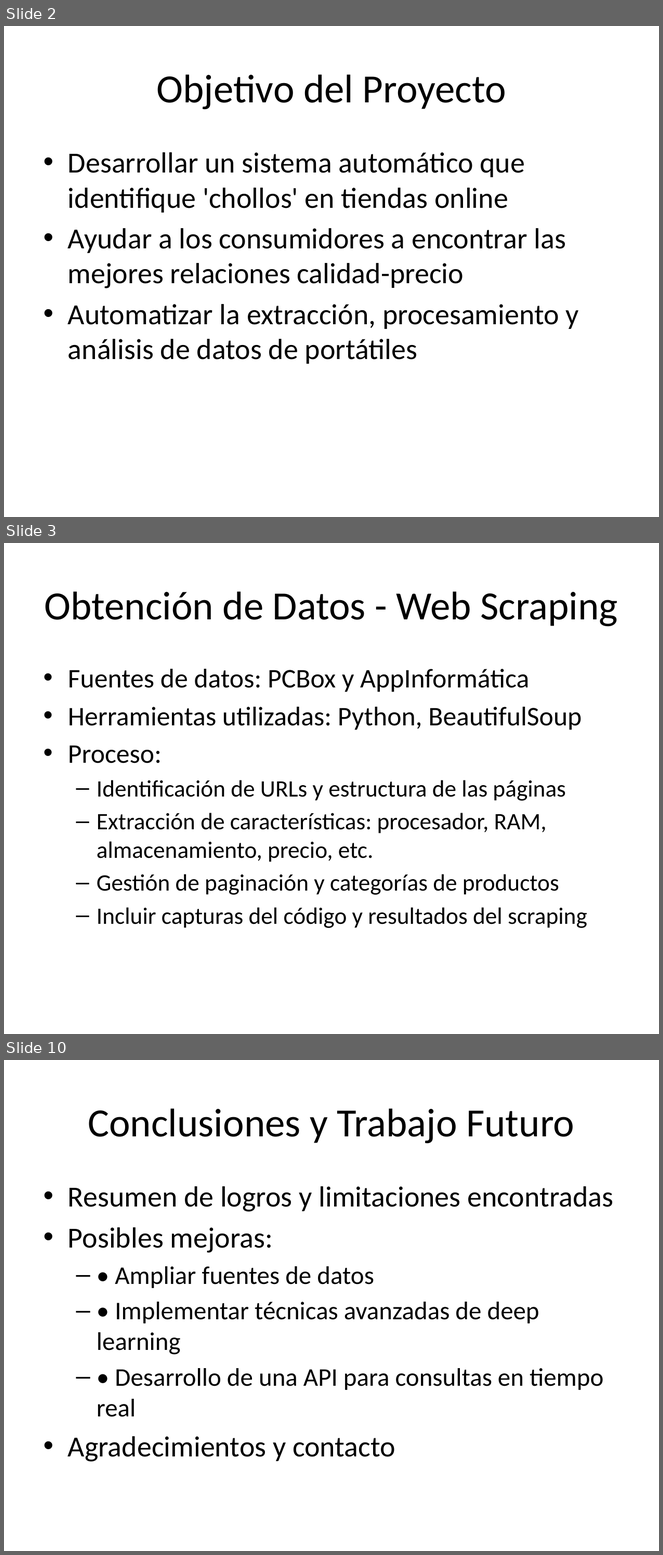
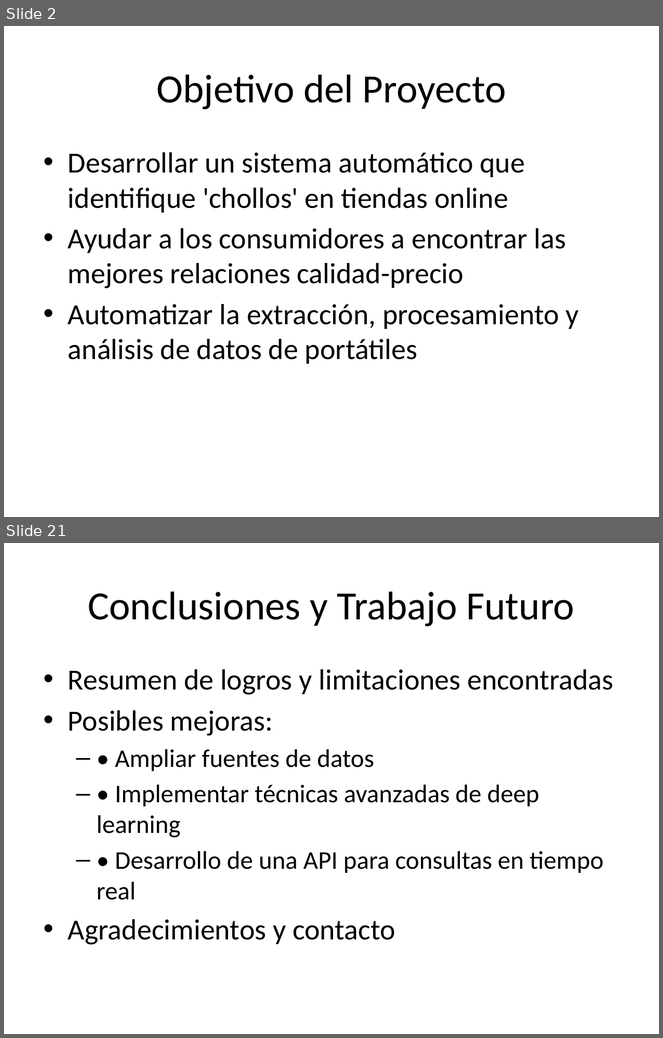
Before and after one commit to OlVeRaS94/PROYECTO-PIA-OFERTAS, a slide deck: presentacion_chollos.pptx. Shown one above the other, each under a label of ours: slides 2, 3 and 10 before the commit, slides 2 and 21 after it; the slides between them are not shown. The pictures are 663x1555 and 663x1038 pixels, drawn with LibreOffice and Linux fonts; fonts in the diff are those of the drawing. Boxes give left, top, right and bottom in pixels: in the first picture for what was removed or moved away, otherwise in the second. Text is boxed around its words. In the diff, an @@ line names an element or a change of style, - is before the commit and + after.

```diff
--- a/presentacion_chollos.pptx
+++ b/presentacion_chollos.pptx
@@ slide 3 removed at (4,543,659,1034), background #FFFFFF @@
@@ title removed at (44,591,618,627) @@
-Obtención de Datos - Web Scraping
@@ text removed at (68,669,587,928) @@
-• Fuentes de datos: PCBox y AppInformática
-• Herramientas utilizadas: Python, BeautifulSoup
-• Proceso:
-  – Identificación de URLs y estructura de las páginas
-  – Extracción de características: procesador, RAM, almacenamiento, precio, etc.
-  – Gestión de paginación y categorías de productos
-  – Incluir capturas del código y resultados del scraping
@@ what was slide 10 is now slide 21 @@
```
Also in this commit, not shown: 3 slides changed, 16 slides added, 4 other slides removed.
